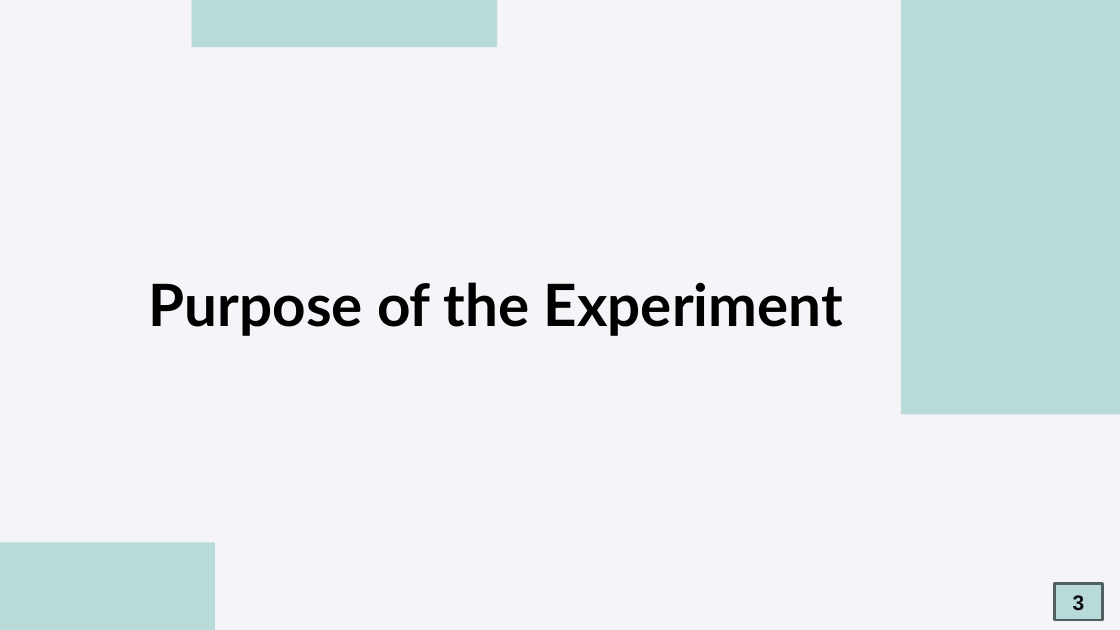
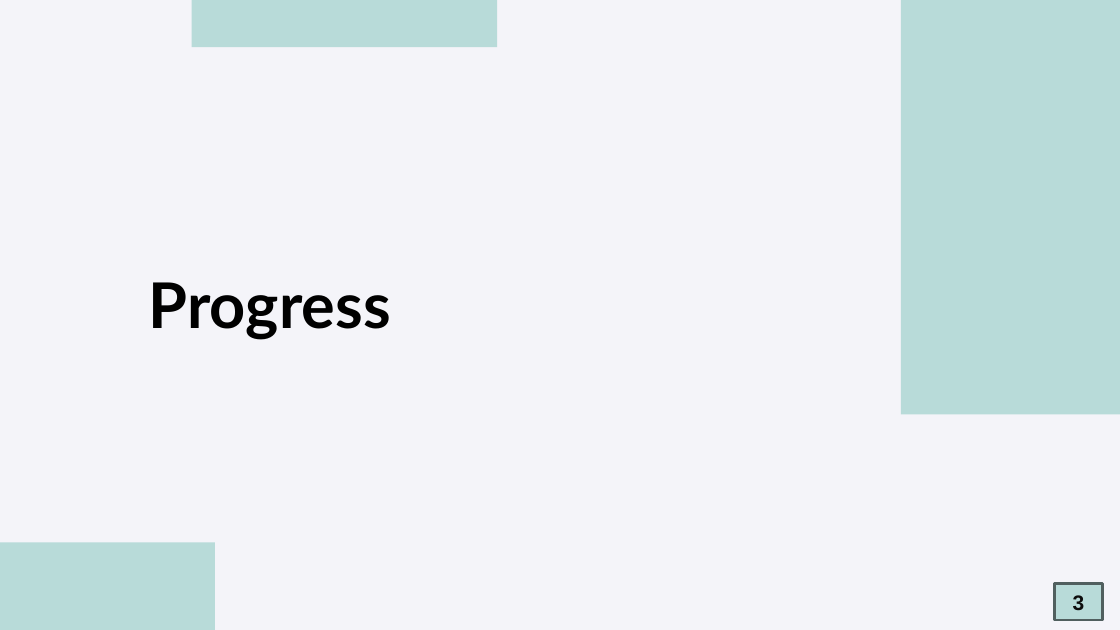
Before and after one commit to oscar9335/RTT_Research, a slide deck: slide 3 of meeting/2025-03-04/2025-03-04meeting 吳定洋.pptx. Drawn at 1120x630 pixels with LibreOffice and Linux fonts; fonts in the diff are those of the drawing. Boxes give left, top, right and bottom in pixels: in the first picture for what was removed or moved away, otherwise in the second. Text is boxed around its words. In the diff, an @@ line names an element or a change of style, - is before the commit and + after.

```diff
--- a/meeting/2025-03-04/2025-03-04meeting 吳定洋.pptx
+++ b/meeting/2025-03-04/2025-03-04meeting 吳定洋.pptx
@@ title at box(149, 282, 391, 340): text changed; size 50 to 54 pt @@
-Purpose of the Experiment
+Progress
```
Also in this commit, not shown: 7 other slides changed, 9 slides added, 16 slides removed, 6 other files.
